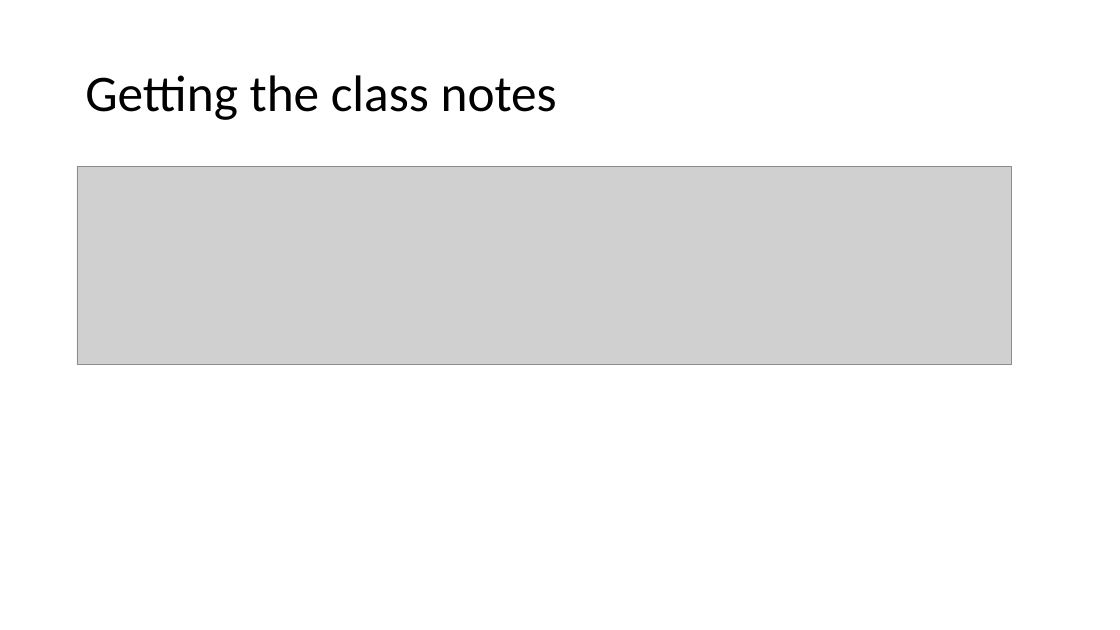
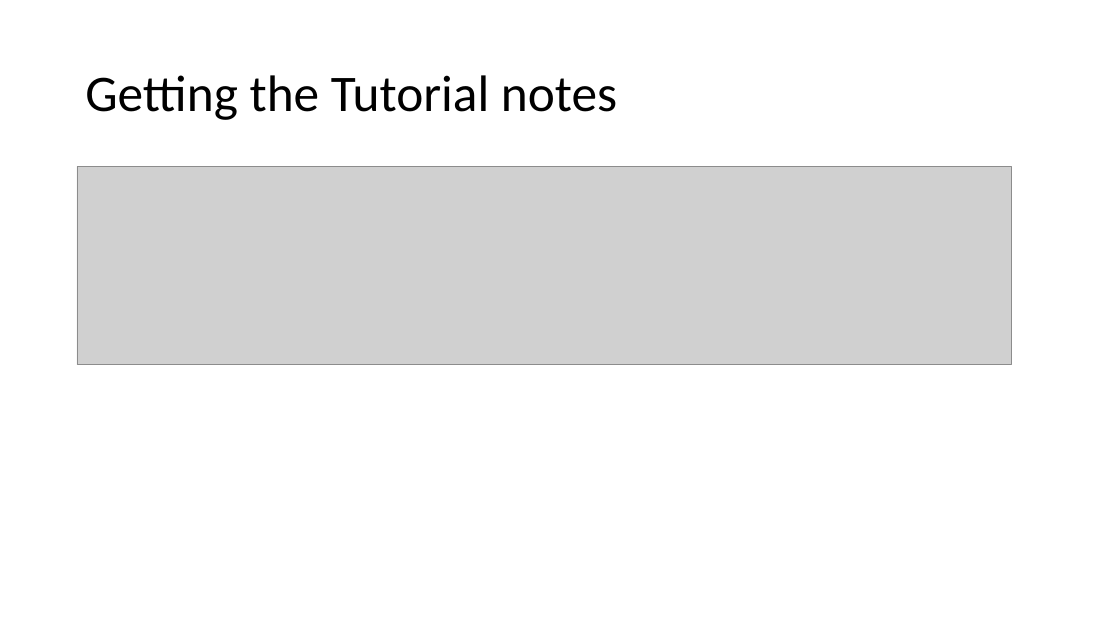
Before and after one commit to shabbir-hussain/ecse321tutW15, a slide deck: slide 13 of 01-EclipseAndGithub.pptx. Drawn at 1120x630 pixels with LibreOffice and Linux fonts; fonts in the diff are those of the drawing; grey boxes stand for pictures. Boxes give left, top, right and bottom in pixels: in the first picture for what was removed or moved away, otherwise in the second. Text is boxed around its words. In the diff, an @@ line names an element or a change of style, - is before the commit and + after.

```diff
--- a/01-EclipseAndGithub.pptx
+++ b/01-EclipseAndGithub.pptx
@@ title at box(85, 75, 617, 120): text changed @@
-Getting the class notes
+Getting the Tutorial notes
```
Also in this commit, not shown: 3 other slides changed.
